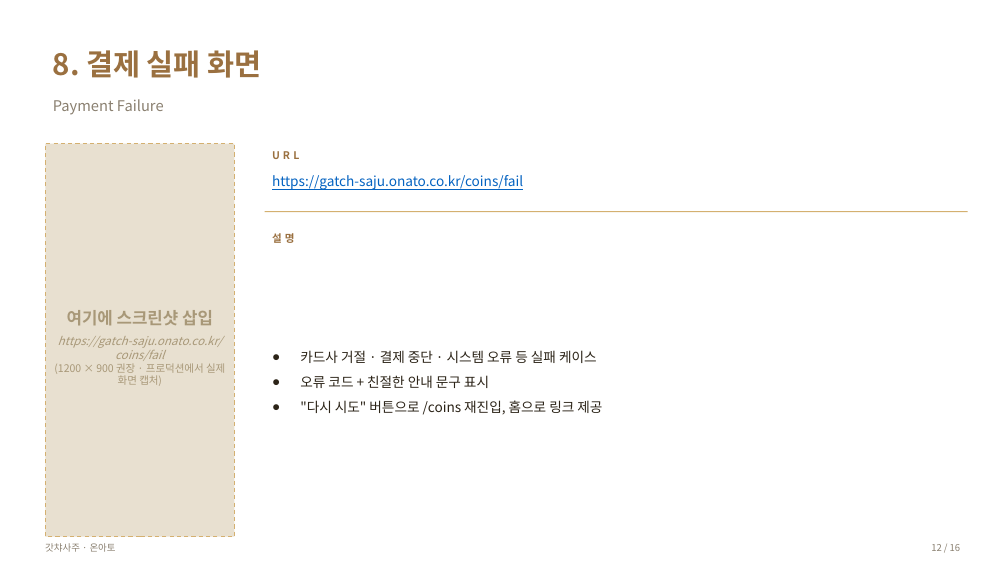
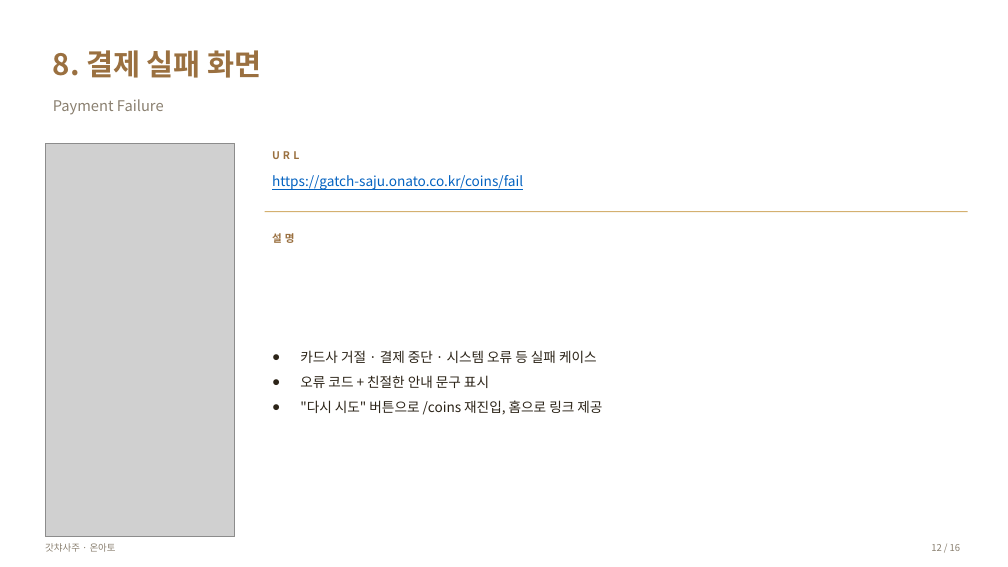
Before and after one commit to Kyun92/gatch-saju, a slide deck: slide 12 of docs/toss-payment-flow.pptx. Drawn at 1008x567 pixels with LibreOffice and Linux fonts; fonts in the diff are those of the drawing; grey boxes stand for pictures. Boxes give left, top, right and bottom in pixels: in the first picture for what was removed or moved away, otherwise in the second. Text is boxed around its words. In the diff, an @@ line names an element or a change of style, - is before the commit and + after.

```diff
--- a/docs/toss-payment-flow.pptx
+++ b/docs/toss-payment-flow.pptx
@@ rectangle at (45,144,234,537): fill #E8E0D0 to #FFFFFF; outline #D4B070 1 pt dashed to #D4B070 1 pt @@
@@ picture added at (45,144,234,537) @@
@@ text removed at (67,310,213,326) @@
-여기에 스크린샷 삽입
@@ text removed at (58,336,223,361) @@
-https://gatch-saju.onato.co.kr/coins/fail
@@ text removed at (54,363,225,386) @@
-(1200 × 900 권장 · 프로덕션에서 실제 화면 캡처)
```
Also in this commit, not shown: 4 other slides changed, 26 other files.
